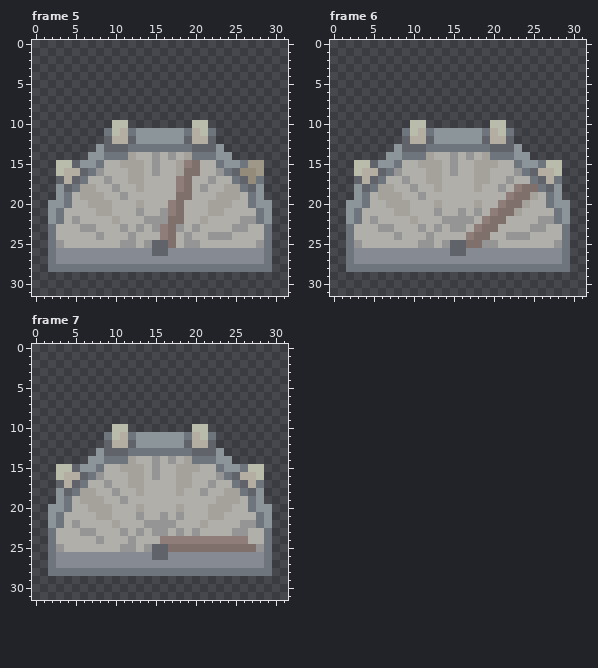
Two versions of one pixel-art file, Assets/Art/Sprites/Environments/Furniture/SecuritySection/PowerMetre.aseprite. The picture above was drawn from the file before the commit.
32x32 pixels, 7 frames. Colours within 5 levels of each other are drawn and written as one. Shown: frame 5, frame 6, frame 7. The commit also changed other frames, which this record leaves out.
The result:
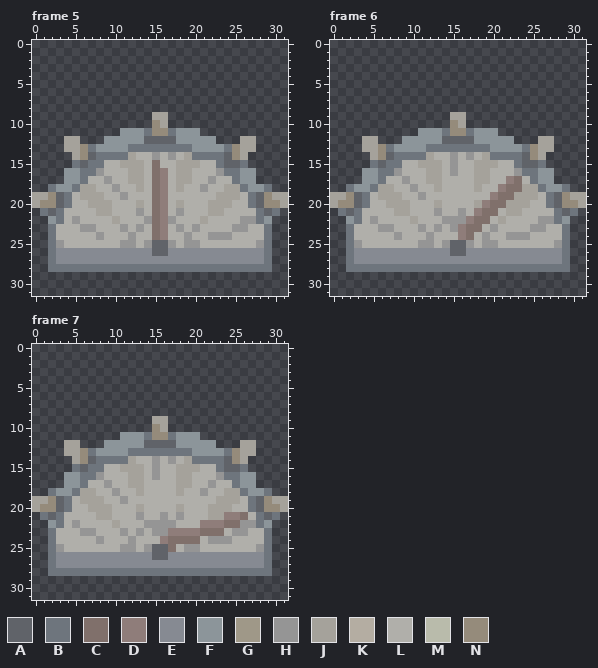
Palette (. is transparent): A #606369  B #6e757d  C #80706b  D #8f7d7a  E #868a92  F #8c959a  G #9f9888  H #959595  J #a5a29b  K #b4ada2  L #b0afaa  M #b9bbab  N #958b7b
Changes in this commit:
--- frame 5
@@ x 0..31 @@
  8 ................................
- 9 ................................
-10 ..........MM........MM..........
-11 .........BMKBFFFFFFBKMB.........
-12 .........AKKAFFFFFFAKKA.........
-13 ........FAAABBBBBBBBAAAF........
-14 .......FFBBBJLLHLHLJBBBFF.......
-15 ...MMAFFBLLJJJLHLLJDCLLBFFBGG...
-16 ...MKKABHLLLJJLHLLJCCLLHBANNG...
-17 ...AKABLLHLLJJLLLLDCLLHLLBANB...
-18 ...FABJJLLHLLJLLLLDCLHLLJJBAF...
-19 ...FBLJJJLLHLLLLLLCCLLLJJJLBF...
-20 ..FFBLLJJJLLLJLLLDCLLLJJJLLBFF..
-21 ..FBLLLLJJLLLHLLHDCLLLJJLLLLBF..
-22 ..FBLHLLLLJLLLHHHCCLLJLLLLHHBF..
-23 ..BLLLHHLLLHLHLHDCHLHLLLLHHLLB..
-24 ..BLLLLLHLLLHLLLDCLHLLHHHLLLLB..
-25 ..BHLLLLLLLHHLHAACLHHLLLLLLLHB..
+ 9 ...............JJ...............
+10 ...............NJ...............
+11 ...........FFFBNNBFFF...........
+12 ....JJ...FFFFFAAAAFFFFF...JJ....
+13 ....JJNBFFFFBBBBBBBBFFFFBNJJ....
+14 .....JNABBBBJLLHLHLJBBBBANJ.....
+15 .....BABBLLJJJLCLLJJJLLBAAB.....
+16 ....FFBBHLLLJJLCDLJJLLLHBBFF....
+17 ....FFBLLHLLJJLCDLJJLLHLLBFF....
+18 ..BFFBJJLLHLLJLCDLJLLHLLJJBFFB..
+19 JJNABLJJJLLHLLLCDLLLLLLJJJLBANJJ
+20 JNNABLLJJJLLLJLCDLJLLLJJJLLBANNJ
+21 .BABLLLLJJLLLHLCDLHLLLJJLLLLBAB.
+22 ..FBLHLLLLJLLLHCDHLLLJLLLLHHBF..
+23 ..BLLLHHLLLHLHLCDLHLHLLLLHHLLB..
+24 ..BLLLLLHLLLHLLCDLLHLLHHHLLLLB..
+25 ..BHLLLLLLLHHLHAAHLHHLLLLLLLHB..
 26 ..BEEEEEEEEEEEEAAEEEEEEEEEEEEB..
--- frame 6
@@ x 0..31 @@
  8 ................................
- 9 ................................
-10 ..........MM........MM..........
-11 .........BMKBFFFFFFBKMB.........
-12 .........AKKAFFFFFFAKKA.........
-13 ........FAAABBBBBBBBAAAF........
-14 .......FFBBBJLLHLHLJBBBFF.......
-15 ...MMAFFBLLJJJLHLLJJJLLBFFBMM...
-16 ...MKKABHLLLJJLHLLJJLLLHBAKKM...
-17 ...AKABLLHLLJJLLLLJJLLHLLBAKB...
-18 ...FABJJLLHLLJLLLLJLLHLDCCBAF...
-19 ...FBLJJJLLHLLLLLLLLLLDCCJLBF...
-20 ..FFBLLJJJLLLJLLLLJLLDCCJLLBFF..
-21 ..FBLLLLJJLLLHLLHLHLDCCJLLLLBF..
-22 ..FBLHLLLLJLLLHHHHLDCCLLLLHHBF..
-23 ..BLLLHHLLLHLHLHHLDCCLLLLHHLLB..
-24 ..BLLLLLHLLLHLLLLDCCLLHHHLLLLB..
-25 ..BHLLLLLLLHHLHAACCHHLLLLLLLHB..
+ 9 ...............JJ...............
+10 ...............NJ...............
+11 ...........FFFBNNBFFF...........
+12 ....JJ...FFFFFAAAAFFFFF...JJ....
+13 ....JJNBFFFFBBBBBBBBFFFFBNJJ....
+14 .....JNABBBBJLLHLHLJBBBBANJ.....
+15 .....BABBLLJJJLHLLJJJLLBAAB.....
+16 ....FFBBHLLLJJLHLLJJLLLHBBFF....
+17 ....FFBLLHLLJJLLLLJJLLDCLBFF....
+18 ..BFFBJJLLHLLJLLLLJLLDCCJJBFFB..
+19 JJNABLJJJLLHLLLLLLLLDCCJJJLBANJJ
+20 JNNABLLJJJLLLJLLLLJDCCJJJLLBANNJ
+21 .BABLLLLJJLLLHLLHLDCCLJJLLLLBAB.
+22 ..FBLHLLLLJLLLHHHDCCLJLLLLHHBF..
+23 ..BLLLHHLLLHLHLHDCCLHLLLLHHLLB..
+24 ..BLLLLLHLLLHLLLDCLHLLHHHLLLLB..
+25 ..BHLLLLLLLHHLHAAHLHHLLLLLLLHB..
 26 ..BEEEEEEEEEEEEAAEEEEEEEEEEEEB..
--- frame 7
@@ x 0..31 @@
  8 ................................
- 9 ................................
-10 ..........MM........MM..........
-11 .........BMKBFFFFFFBKMB.........
-12 .........AKKAFFFFFFAKKA.........
-13 ........FAAABBBBBBBBAAAF........
-14 .......FFBBBJLLHLHLJBBBFF.......
-15 ...MMAFFBLLJJJLHLLJJJLLBFFBMM...
-16 ...MKKABHLLLJJLHLLJJLLLHBAKKM...
-17 ...AKABLLHLLJJLLLLJJLLHLLBAKB...
-18 ...FABJJLLHLLJLLLLJLLHLLJJBAF...
-19 ...FBLJJJLLHLLLLLLLLLLLJJJLBF...
-20 ..FFBLLJJJLLLJLLLLJLLLJJJLLBFF..
-21 ..FBLLLLJJLLLHLLHLHLLLJJLLLLBF..
-22 ..FBLHLLLLJLLLHHHHLLLJLLLLHHBF..
-23 ..BLLLHHLLLHLHLHHLHLHLLLLHHLLB..
-24 ..BLLLLLHLLLHLLLDDDDDDDDDDDLLB..
-25 ..BHLLLLLLLHHLHAACCCCCCCCCCCHB..
+ 9 ...............JJ...............
+10 ...............NJ...............
+11 ...........FFFBNNBFFF...........
+12 ....JJ...FFFFFAAAAFFFFF...JJ....
+13 ....JJNBFFFFBBBBBBBBFFFFBNJJ....
+14 .....JNABBBBJLLHLHLJBBBBANJ.....
+15 .....BABBLLJJJLHLLJJJLLBAAB.....
+16 ....FFBBHLLLJJLHLLJJLLLHBBFF....
+17 ....FFBLLHLLJJLLLLJJLLHLLBFF....
+18 ..BFFBJJLLHLLJLLLLJLLHLLJJBFFB..
+19 JJNABLJJJLLHLLLLLLLLLLLJJJLBANJJ
+20 JNNABLLJJJLLLJLLLLJLLLJJJLLBANNJ
+21 .BABLLLLJJLLLHLLHLHLLLJJDDCLBAB.
+22 ..FBLHLLLLJLLLHHHHLLLDDDCCHHBF..
+23 ..BLLLHHLLLHLHLHHDDDDCCCLHHLLB..
+24 ..BLLLLLHLLLHLLLDCCCCLHHHLLLLB..
+25 ..BHLLLLLLLHHLHAACLHHLLLLLLLHB..
 26 ..BEEEEEEEEEEEEAAEEEEEEEEEEEEB..
